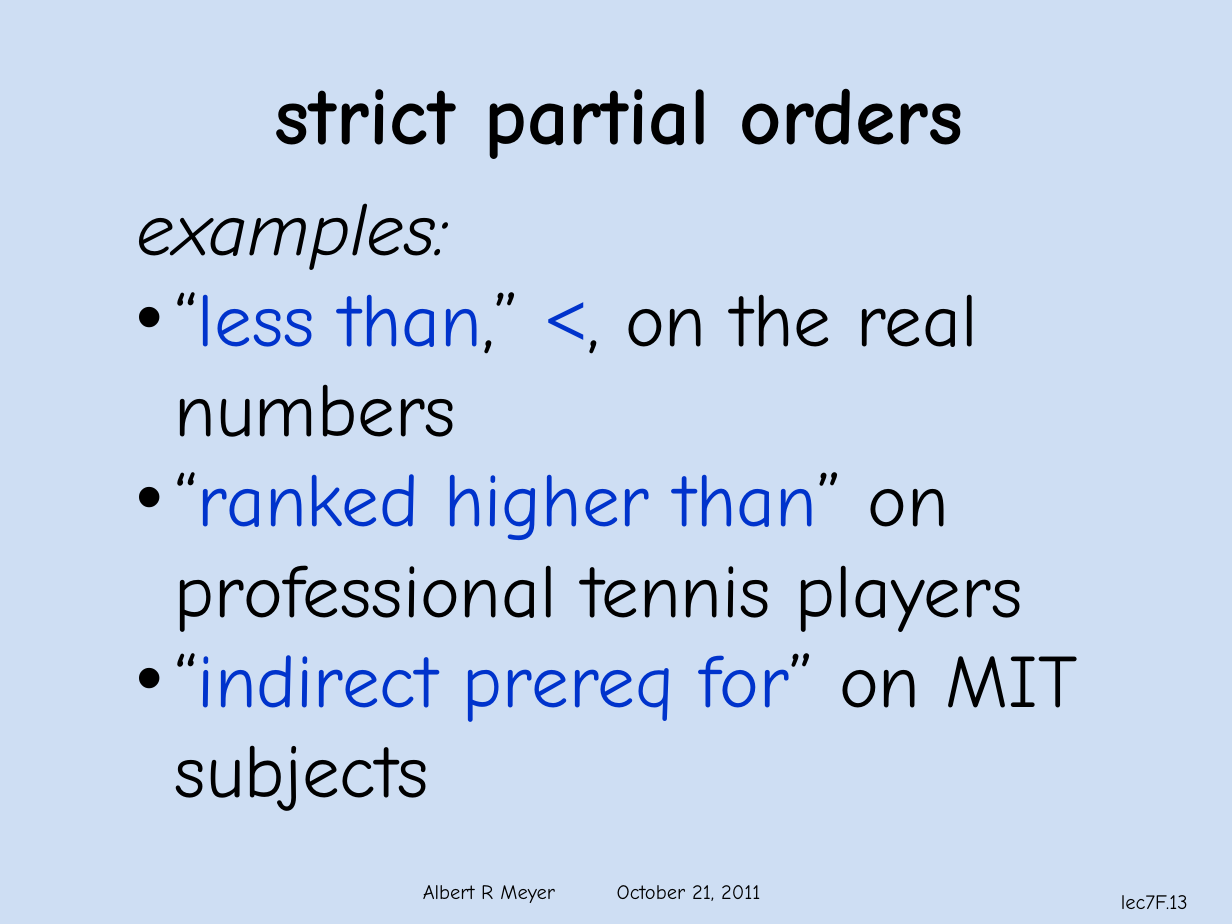
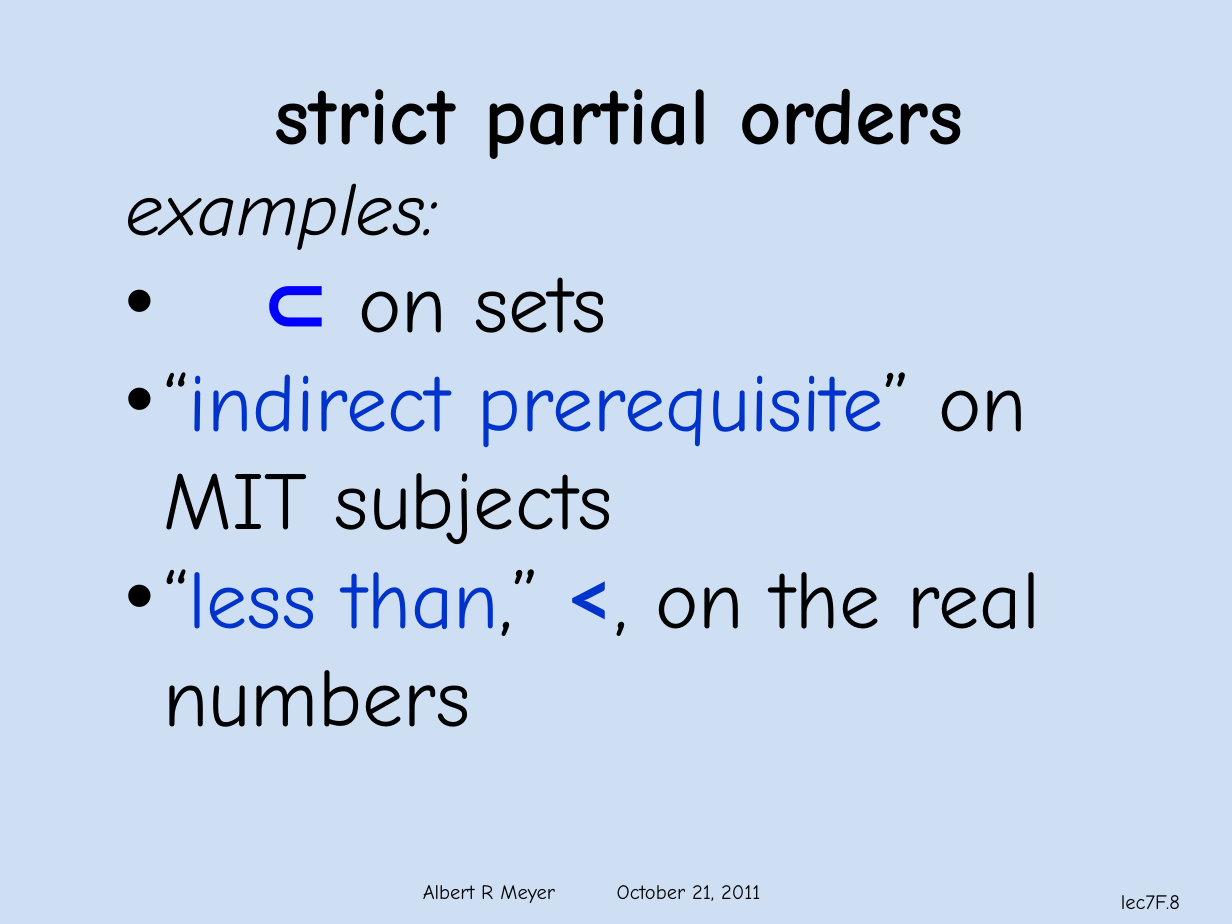
Before and after one commit to armeyer/mcs_web, a slide deck: slide 8 of fall11/slidesF11/slides7f.pptx (slide 13 before the commit). Drawn at 1232x924 pixels with LibreOffice and Linux fonts; fonts in the diff are those of the drawing; background and template pictures are left out. Boxes give left, top, right and bottom in pixels: in the first picture for what was removed or moved away, otherwise in the second. Text is boxed around its words. In the diff, an @@ line names an element or a change of style, - is before the commit and + after.

```diff
--- a/fall11/slidesF11/slides7f.pptx
+++ b/fall11/slidesF11/slides7f.pptx
@@ text "examples:": place and size @@
-text "examples:" at box(136, 203, 1078, 811)
+text "examples:" at box(125, 183, 1041, 727)
@@ text at box(164, 277, 1027, 544): paragraphs added @@
+• ⊂ on sets
+• “indirect prerequisite” on MIT subjects
@@ text at box(175, 472, 1078, 811): paragraphs removed @@
-• “ranked higher than” on professional tennis players
-• “indirect prereq for” on MIT subjects
@@ text at box(164, 569, 1041, 727): size 44 to 48 pt in "“less than,” <, on the real numbers"; font Times New Roman to Lato in "<," @@
@@ page number at box(1121, 895, 1180, 909): text changed @@
-lec7F.13
+lec7F.8
```
Also in this commit, not shown: 3 other slides changed, 3 slides added, 4 slides removed, 1 other file.
